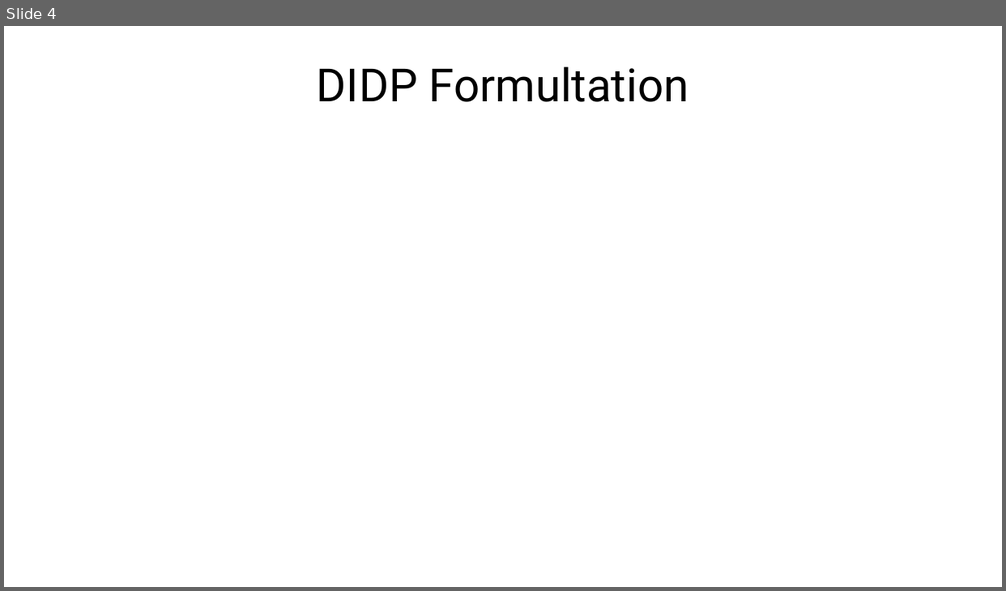
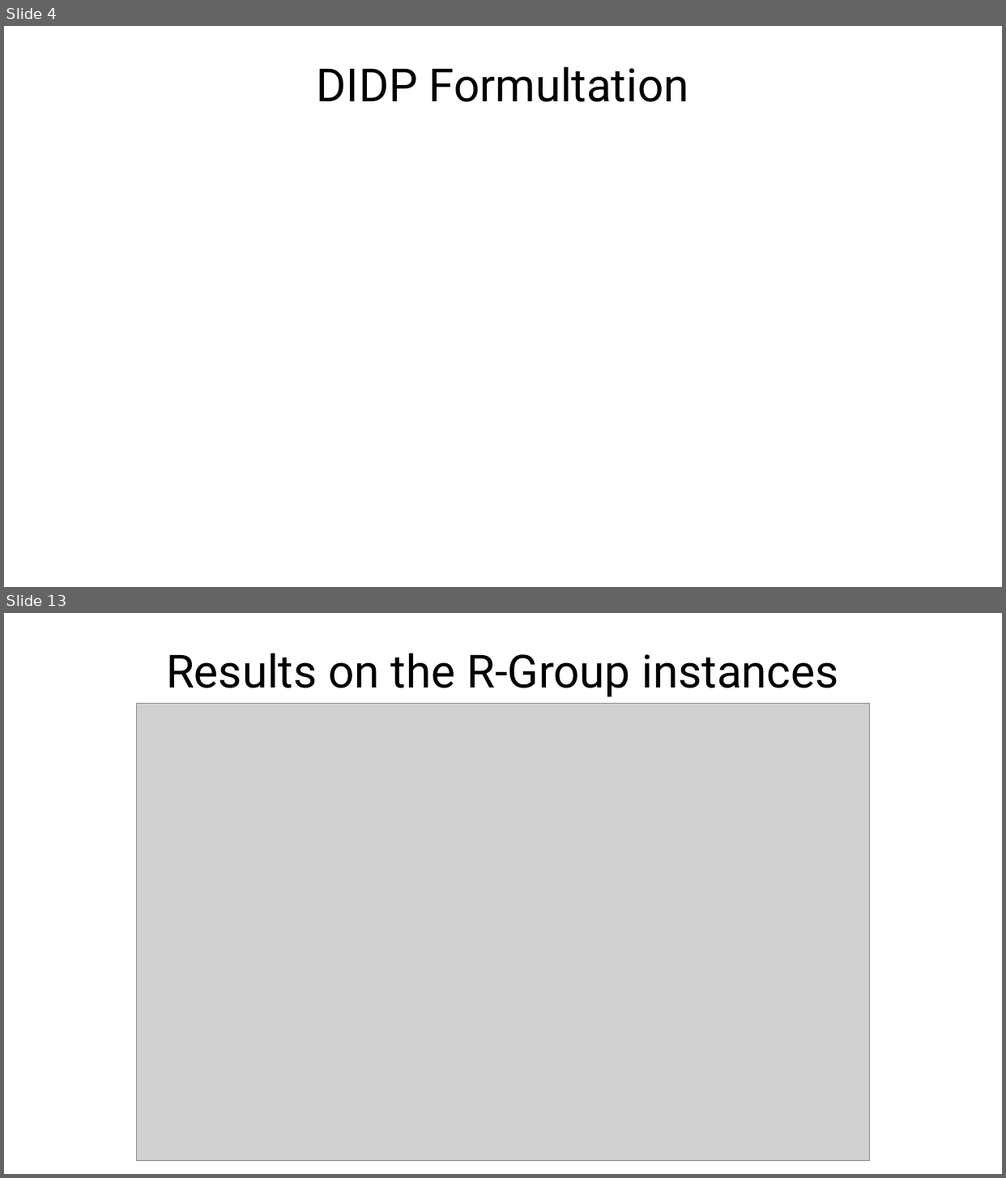
Before and after one commit to FabioGiordana/DIDP-On-Routing-Problems, a slide deck: cvrptw/CVRP-TW.pptx. Shown one above the other, each under a label of ours: slide 4 before the commit, slides 4 and 13 after it; the slides between them are not shown. The pictures are 1006x591 and 1006x1178 pixels, drawn with LibreOffice and Linux fonts; fonts in the diff are those of the drawing; grey boxes stand for pictures. Boxes give left, top, right and bottom in pixels: in the first picture for what was removed or moved away, otherwise in the second. Text is boxed around its words. In the diff, an @@ line names an element or a change of style, - is before the commit and + after.

```diff
--- a/cvrptw/CVRP-TW.pptx
+++ b/cvrptw/CVRP-TW.pptx
@@ slide 13 added at box(4, 613, 1002, 1174), background #FFFFFF @@
@@ title added at box(166, 653, 839, 697), 44 pt, text #000000 @@
+Results on the R-Group instances
@@ picture added at box(137, 703, 870, 1161) @@
```
Also in this commit, not shown: 2 slides changed, 11 other slides added, 39 other files.
